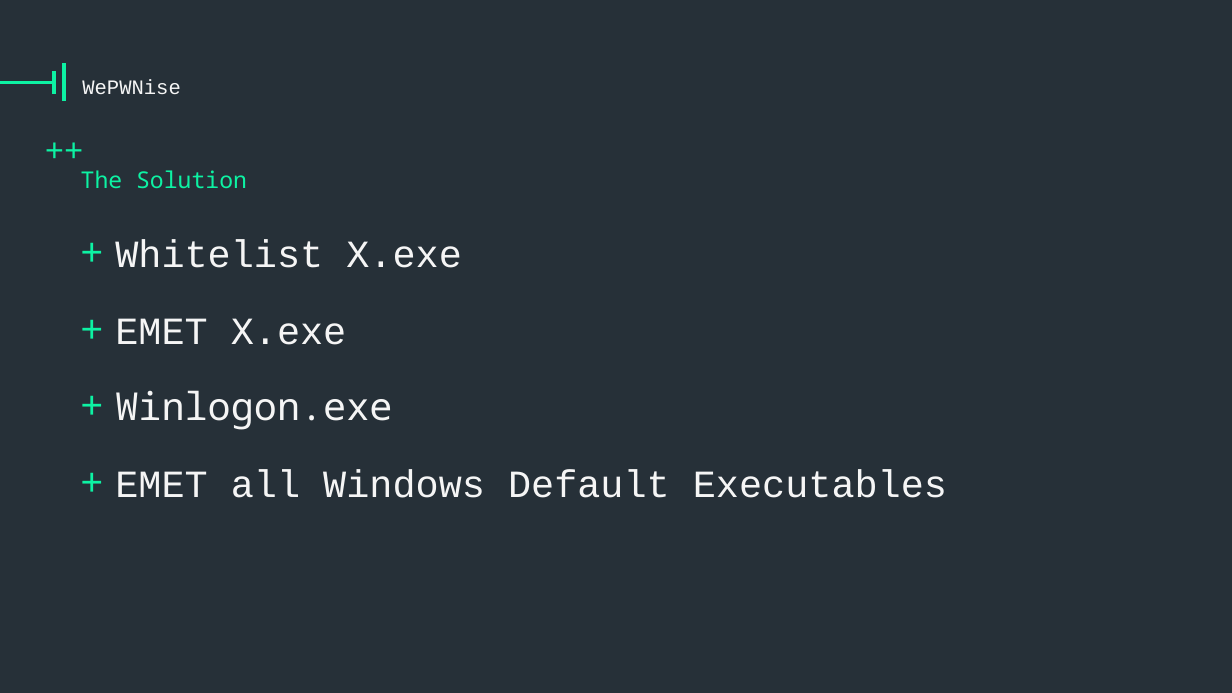
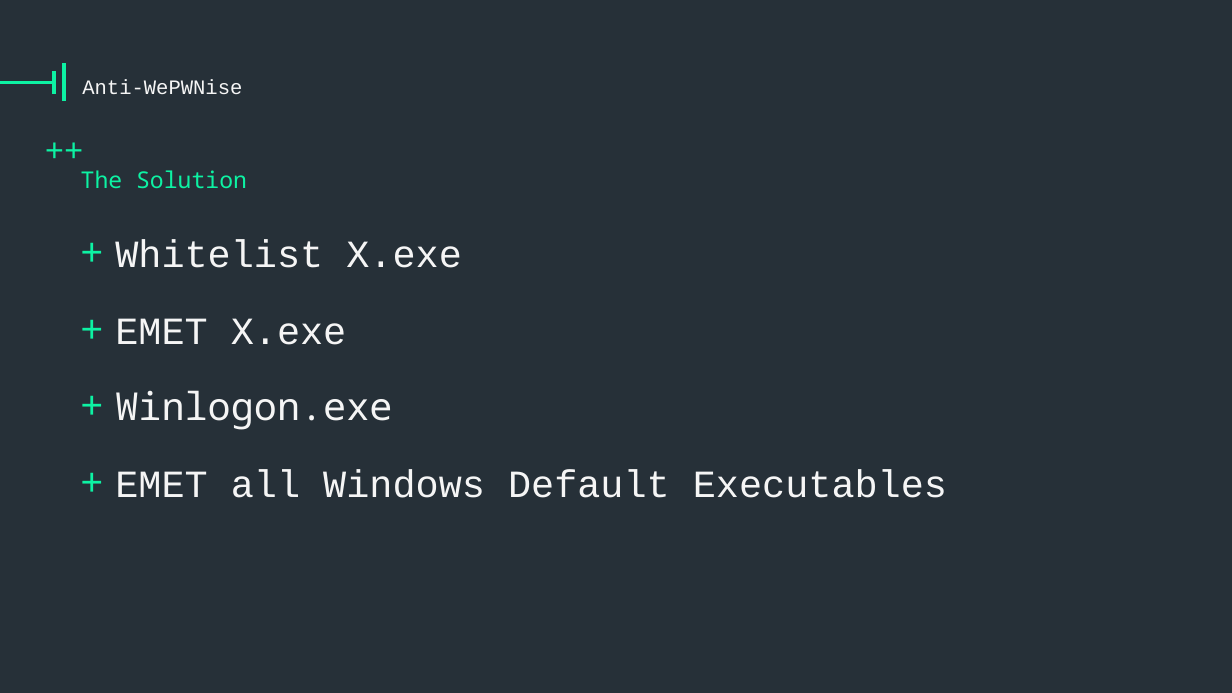
Before and after one commit to vysec/wepwnise-presentation, a slide deck: slide 9 of one-template-to-rule-them-all_emet-part.pptx. Drawn at 1232x693 pixels with LibreOffice and Linux fonts; fonts in the diff are those of the drawing; background and template pictures are left out. Boxes give left, top, right and bottom in pixels: in the first picture for what was removed or moved away, otherwise in the second. Text is boxed around its words. In the diff, an @@ line names an element or a change of style, - is before the commit and + after.

```diff
--- a/one-template-to-rule-them-all_emet-part.pptx
+++ b/one-template-to-rule-them-all_emet-part.pptx
@@ title at [82, 79, 242, 94]: text changed @@
-WePWNise
+Anti-WePWNise
```
Also in this commit, not shown: 4 other slides changed, 1 other file.
